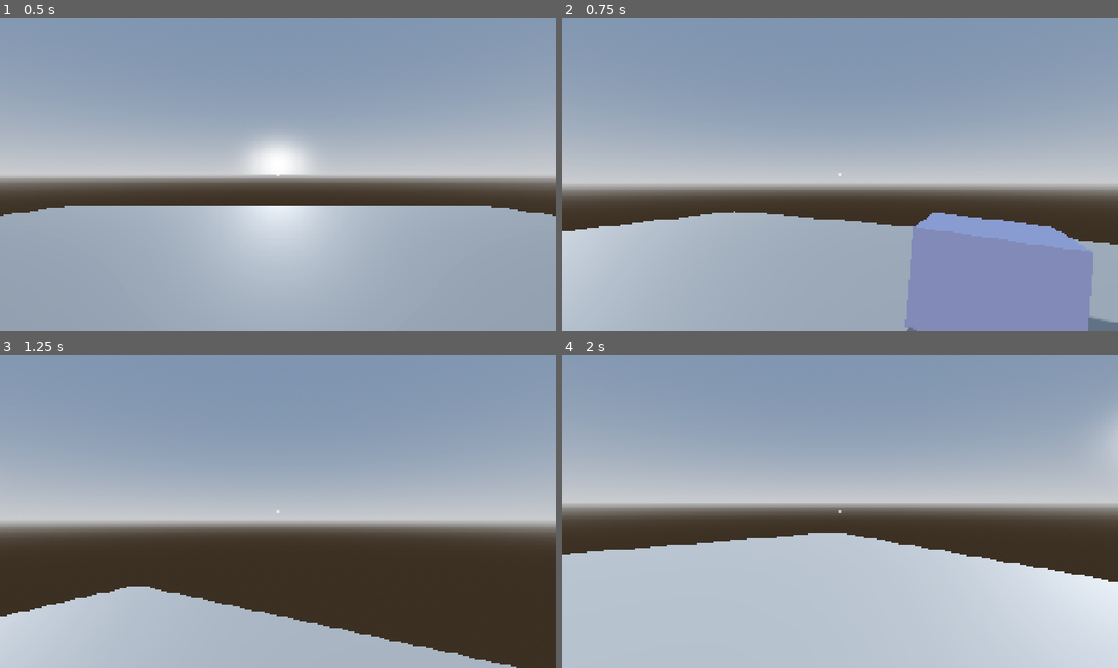
Above: before the commit, frames 1-4 (two rows, left to right).
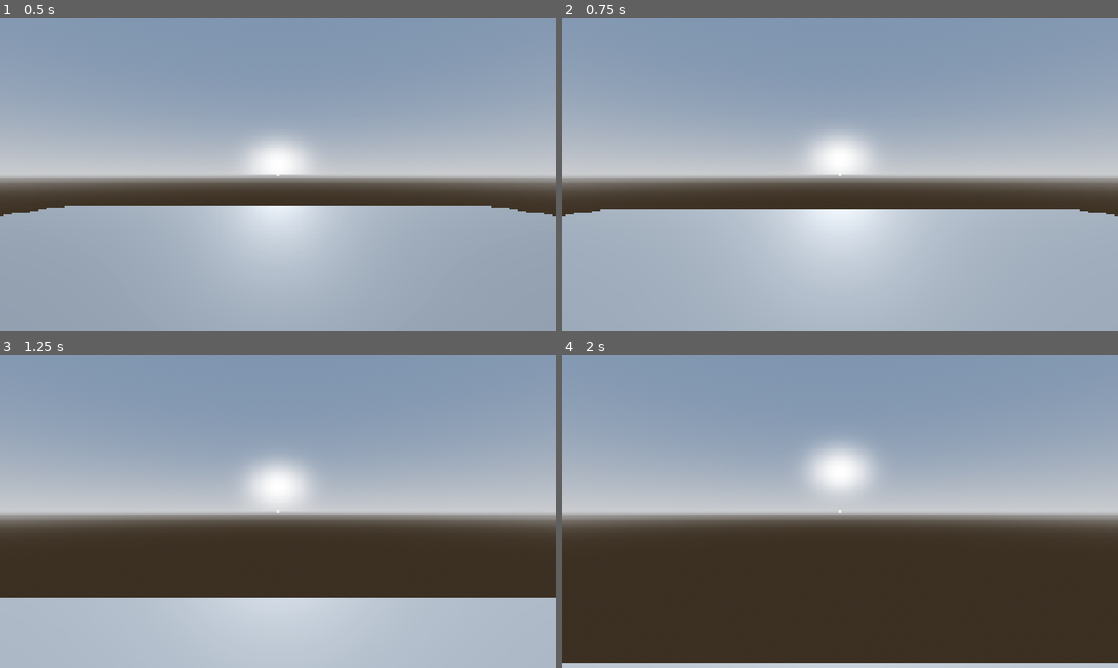
Above: after the commit, the same moments.

Repository: Octoan1/Respawn-Game-Jam-2025
Game: Godot game, scene res://scenes/main.tscn
Two runs of this game, one before a commit and one after it. Both use one fixed random seed, a clock stepped at 60 frames per second and the inputs below.
Inputs (mouse positions are in pixels of both pictures, inside the frame that each line leads up to):
- Up to frame 1 (0.5 s): no input
- Up to frame 2 (0.75 s): tap Enter at 0.5 s; move the mouse to (867, 174) at 0.52 s; hold W (move_forward) from 0.53 s (still down); click (867, 174) at 0.6 s
- Up to frame 3 (1.25 s): keep holding W (move_forward); tap Space (jump) at 0.77 s
- Up to frame 4 (2 s): keep holding W (move_forward); move the mouse to (812, 511) at 1.27 s; click (812, 511) at 1.35 s; tap Space (jump) at 1.52 s

Frame 1 is identical in both runs. In frame 2, 31% of the frame differs, in the area x 0-100%, y 35-100%; in frame 3, 19%; in frame 4, 44%, in the area x 0-100%, y 20-99%.
Error after the commit: Compile Error: Failed to compile depended scripts. (res://scenes/player/player.gd:0)

Commit message:
added base interaction system

Diff:
--- a/project.godot
+++ b/project.godot
@@ -18,13 +18,12 @@
 [autoload]
 
 GlobalTime="*res://scripts/GlobalTime.gd"
-Settings="*res://Settings.gd"
+Settings="*res://scripts/Settings.gd"
 
 [display]
 
 window/size/viewport_width=1920
 window/size/viewport_height=1080
-window/size/mode=3
 window/stretch/mode="canvas_items"
 
 [input]
@@ -60,6 +59,11 @@
 , Object(InputEventKey,"resource_local_to_scene":false,"resource_name":"","device":0,"window_id":0,"alt_pressed":false, …(185 unchanged characters)…
 ]
 }
+interact={
+"deadzone": 0.2,
+"events": [Object(InputEventMouseButton,"resource_local_to_scene":false,"resource_name":"","device":-1,"window_id":0,"alt_pressed":false,"shift_pressed":false,"ctrl_pressed":false,"meta_pressed":false,"button_mask":0,"position":Vector2(0, 0),"global_position":Vector2(0, 0),"factor":1.0,"button_index":1,"canceled":false,"pressed":false,"double_click":false,"script":null)
+]
+}
 
 [rendering]
 
--- /dev/null
+++ b/scenes/player/interaction_ray_cast.gd
@@ -0,0 +1,16 @@
+extends RayCast3D
+
+signal looking_at(target)
+signal stopped_looking()
+
+var wasLooking : bool = false
+func _process(_delta: float) -> void:
+	if is_colliding():
+		wasLooking = true
+		var new_target = get_collider()
+		looking_at.emit(new_target)
+		#print("Looking at: ",new_target)
+	elif wasLooking:
+		wasLooking = false
+		stopped_looking.emit()
+		#print("Stopped looking")
--- a/scenes/player/player.gd
+++ b/scenes/player/player.gd
@@ -1,5 +1,6 @@
 extends CharacterBody3D
 
+signal change_crosshair(albe_to_interact: bool)
 
 const SPEED = 5.0
 const JUMP_VELOCITY = 4.5
@@ -32,6 +33,10 @@
 	if Input.is_action_just_pressed("jump") and is_on_floor():
 		velocity.y = JUMP_VELOCITY
 
+	# Interaction Quick Test
+	if Input.is_action_just_pressed("interact"):
+		print("interacted with: ", target)
+
 	# Get the input direction and handle the movement/deceleration.
 	# As good practice, you should replace UI actions with custom gameplay actions.
 	var input_dir := Input.get_vector("move_left", "move_right", "move_forward", "move_backward")
@@ -44,3 +49,17 @@
 		velocity.z = move_toward(velocity.z, 0, SPEED)
 
 	move_and_slide()
+
+#@onready var crosshair: TextureRect = $Head/Camera3D/Control/Crosshair
+#@onready var crosshair_2: TextureRect = $Head/Camera3D/Control/Crosshair2
+var target
+func _on_interaction_ray_cast_looking_at(target: Variant) -> void:
+	#crosshair.visible = false
+	#crosshair_2.visible = true
+	self.target = target.get_parent()
+
+
+func _on_interaction_ray_cast_stopped_looking() -> void:
+	#crosshair.visible = true
+	#crosshair_2.visible = false
+	target = null
--- a/scenes/player/player.tscn
+++ b/scenes/player/player.tscn
@@ -1,6 +1,7 @@
-[gd_scene load_steps=4 format=3 uid="uid://blehgd713ihr"]
+[gd_scene load_steps=5 format=3 uid="uid://blehgd713ihr"]
 
 [ext_resource type="Script" uid="uid://5501r4bdrrsj" path="res://scenes/player/player.gd" id="1_3vyb7"]
+[ext_resource type="Script" uid="uid://dvivg84pq07tt" path="res://scenes/player/interaction_ray_cast.gd" id="2_dovo2"]
 
 [sub_resource type="CapsuleShape3D" id="CapsuleShape3D_u8vuu"]
 
@@ -22,3 +23,10 @@
 
 [node name="Camera3D" type="Camera3D" parent="Neck"]
 fov = 80.0
+
+[node name="InteractionRayCast" type="RayCast3D" parent="Neck/Camera3D"]
+target_position = Vector3(0, 0, -2)
+script = ExtResource("2_dovo2")
+
+[connection signal="looking_at" from="Neck/Camera3D/InteractionRayCast" to="." method="_on_interaction_ray_cast_looking_at"]
+[connection signal="stopped_looking" from="Neck/Camera3D/InteractionRayCast" to="." method="_on_interaction_ray_cast_stopped_looking"]
Not shown, added: scenes/player/interaction_ray_cast.gd.uid
